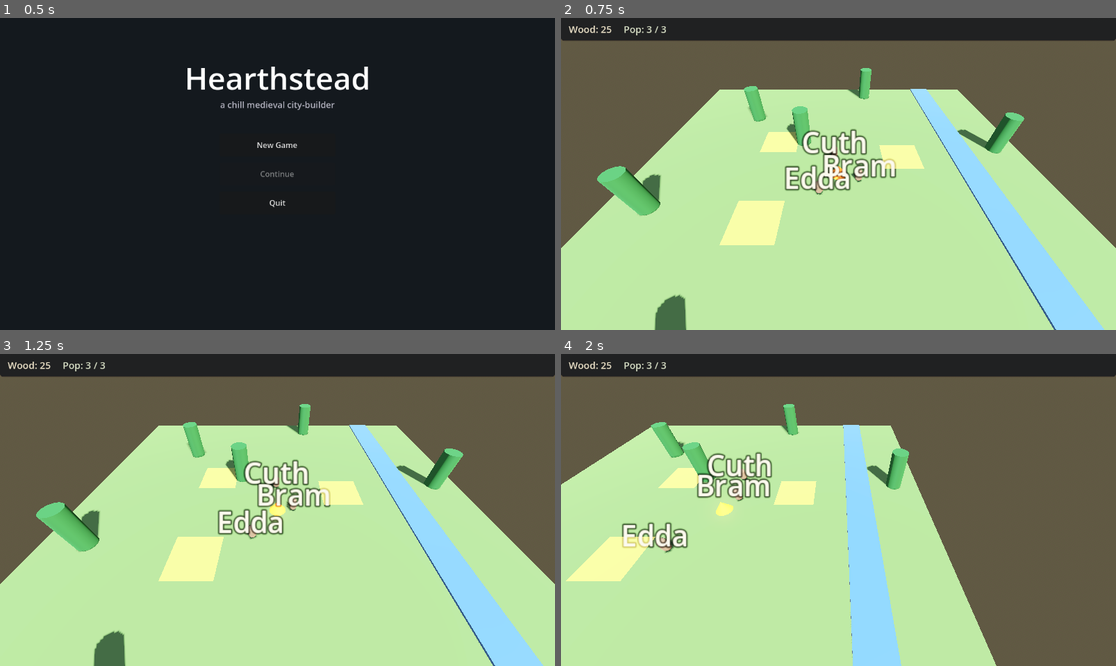
Above: before the commit, frames 1-4 (two rows, left to right).
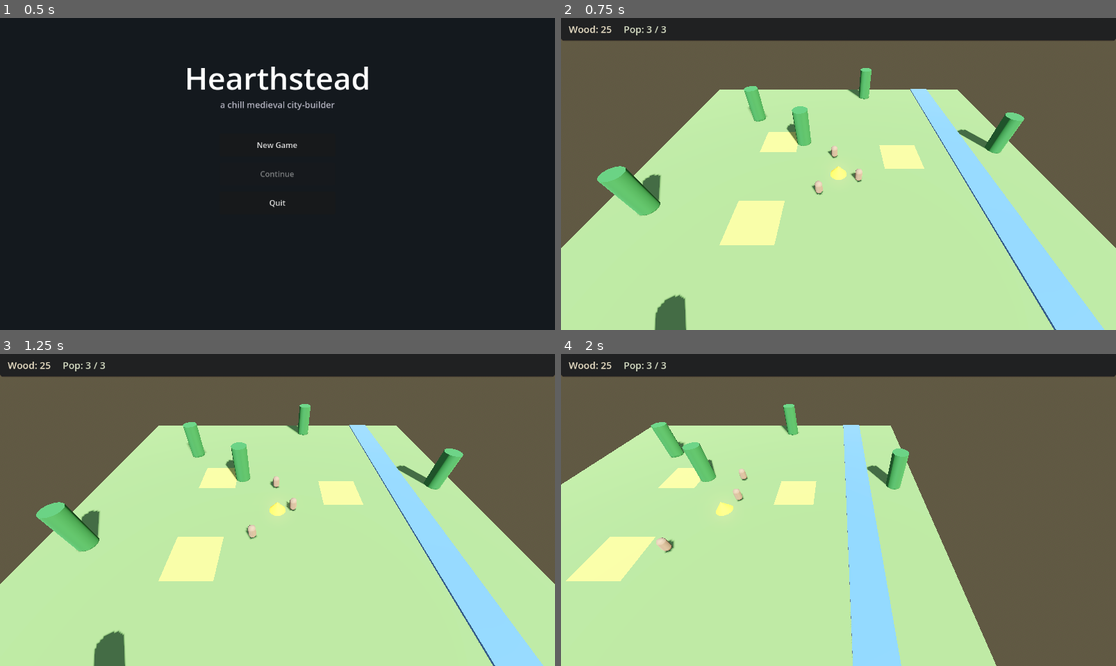
Above: after the commit, the same moments.

Repository: Pallarran/Myfirstgame
Game: Godot game, scene res://scenes/main_menu.tscn
Same seed, same stepped clock (60 frames per second), same inputs: the game is played once before the commit and once after it.
Inputs (mouse positions are in pixels of both pictures, inside the frame that each line leads up to):
- Up to frame 1 (0.5 s): no input
- Up to frame 2 (0.75 s): click "New Game" at 0.5 s
- Up to frame 3 (1.25 s): no input
- Up to frame 4 (2 s): tap Enter at 1.25 s; move the mouse to (960, 494) at 1.27 s; hold D from 1.28 s (still down); click (960, 494) at 1.42 s

Frame 1 is identical in both runs. In frame 2, 2.0% of the frame differs, in the area x 40-61%, y 35-56%; in frame 3, 2.2%, in the area x 39-60%, y 33-59%; in frame 4, 2.2%.

Commit message:
Remove floating name labels above villagers
Per design feedback: at scale (hundreds of villagers in late-game
tiers) per-unit Label3Ds become visual noise. Identity will surface
through a click-driven info card in chunk C-3 instead.

villager_name stays on the node — just no longer rendered in-world.

Co-Authored-By: Claude Opus 4.7 (1M context) <noreply@anthropic.com>

Diff:
--- a/project/scenes/villagers/villager.tscn
+++ b/project/scenes/villagers/villager.tscn
@@ -17,15 +17,3 @@
 transform = Transform3D(1, 0, 0, 0, 1, 0, 0, 0, 1, 0, 0.5, 0)
 mesh = SubResource("Cap_body")
 material_override = SubResource("Mat_body")
-
-[node name="NameLabel" type="Label3D" parent="."]
-transform = Transform3D(1, 0, 0, 0, 1, 0, 0, 0, 1, 0, 1.35, 0)
-billboard = 1
-no_depth_test = true
-fixed_size = true
-pixel_size = 0.005
-text = "Villager"
-font_size = 28
-outline_size = 6
-modulate = Color(0.98, 0.96, 0.88, 1)
-outline_modulate = Color(0, 0, 0, 0.7)
--- a/project/scripts/villager.gd
+++ b/project/scripts/villager.gd
@@ -5,8 +5,9 @@
 # walks there, pauses, picks another. Good enough for "the camp feels
 # alive" until real jobs land in Milestone D.
 #
-# Configure via the @export `villager_name` BEFORE adding to the scene
-# tree so the floating Label3D shows the right name on _ready.
+# Set `villager_name` before adding the villager to the scene tree. It's
+# kept on the node for use by the info-card chunk later — no floating
+# label above the head (visual noise at scale, per design feedback).
 extends Node3D
 
 @export var villager_name: String = "Unknown"
@@ -22,11 +23,8 @@
 var _pause_remaining: float = 0.0
 var _spawn_origin: Vector3
 
-@onready var _name_label: Label3D = $NameLabel
-
 func _ready() -> void:
 	_spawn_origin = position
-	_name_label.text = villager_name
 	_pick_new_target()
 
 func _process(delta: float) -> void:
Not shown: 1 places in project/scenes/villagers/villager.tscn that only renumber resources
